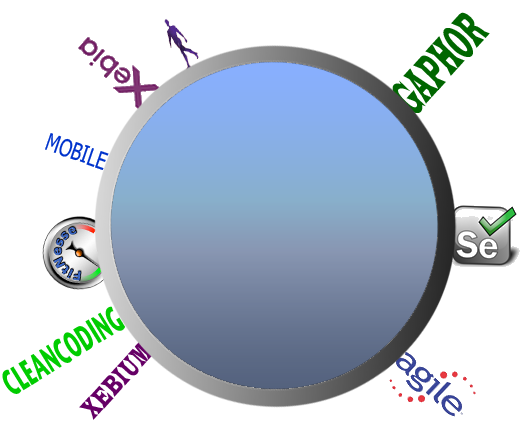
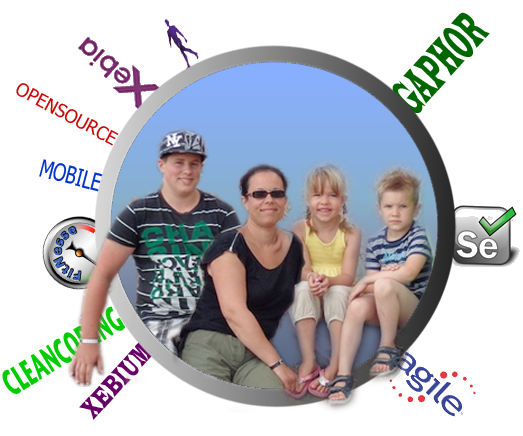
Comparing the layer stacks of the two 523 × 436 images. Changes:
added layer "Layer 22" above "Layer 23" over (166, 160, 310, 413)
added layer "Layer 23" above "Layer 21" over (66, 121, 263, 387)
added layer "Layer 21" above "Layer 20" over (273, 157, 438, 413)
added layer "OPENSOURCE" above "MOBILE" over (16, 83, 119, 146)
painted on "MOBILE" over (39, 133, 109, 192)
